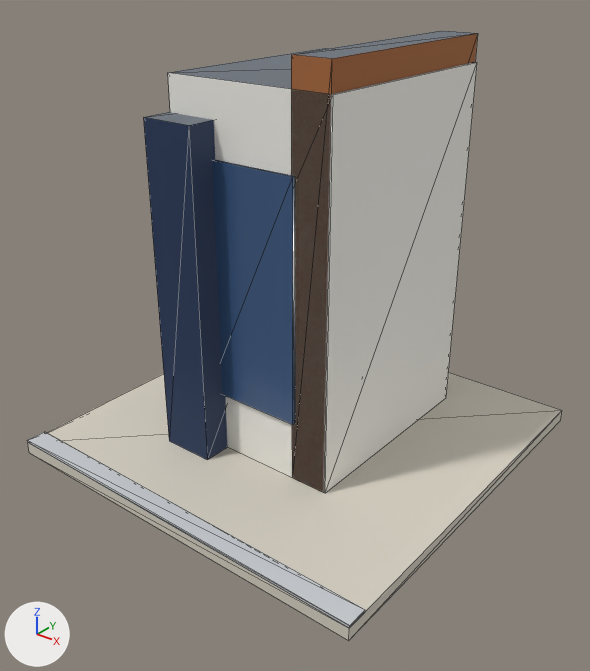
Before and after pictures for a commit that changed the glTF model public/models/v2/03_lod2.glb.
The view is the same before and after, from a 50 mm lens placed at (1.083, -1.39, 1.137), pointed at (0.03, -0.072, 0.32). Arrows for +X, +Y and +Z are at lower left; the lights stay in place. The first picture is the older version. Mesh edges are drawn as thin lines.

Objects in the first picture: 'b03_v2_lod2'.
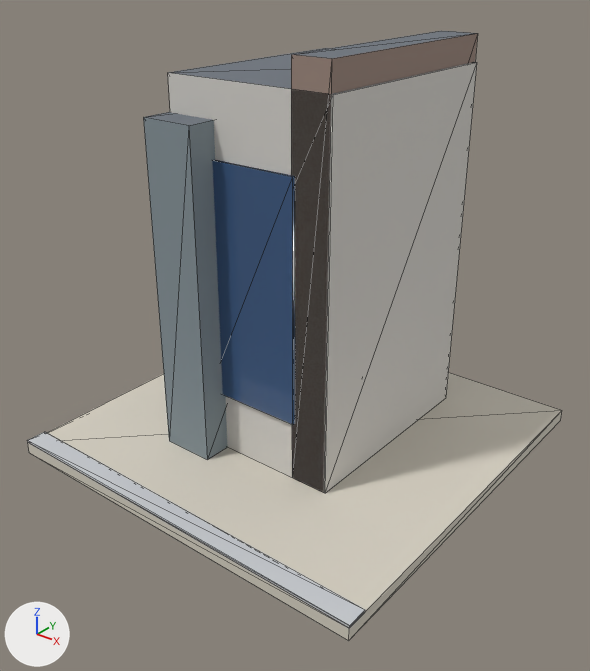
Edits to the scene script, one JSON object a line:
```json
{"block": "mat_wall_white", "where": "n2 = _N.new('ShaderNodeMix'); n2.name = 'Mix'"}
{"op": "set", "path": "n2.inputs[7].default_value", "old": "(0.896, 0.88, 0.823, 1.0)", "new": "(0.68, 0.658, 0.617, 1.0)", "note": "'B', white #f3f1ea -> 'B', light grey #d7d4ce"}
{"block": "mat_wall_navy", "where": "n2 = _N.new('ShaderNodeMix'); n2.name = 'Mix'"}
{"op": "set", "path": "n2.inputs[7].default_value", "old": "(0.0137, 0.0356, 0.0976, 1.0)", "new": "(0.238, 0.292, 0.319, 1.0)", "note": "'B', dark blue #1f3558 -> 'B', grey #869399"}
{"block": "mat_wall_wood", "where": "n2 = _N.new('ShaderNodeMix'); n2.name = 'Mix'"}
{"op": "set", "path": "n2.inputs[7].default_value", "old": "(0.392, 0.138, 0.0423, 1.0)", "new": "(0.342, 0.25, 0.209, 1.0)", "note": "'B', brown #a8683a -> 'B', brown #9e897e"}
{"block": "mat_glass_dark", "where": "n0 = _N.new('ShaderNodeBsdfPrincipled'); n0.name = 'Principled BSDF'"}
{"op": "set", "path": "n0.inputs[2].default_value", "old": "0.2", "new": "0.1", "note": "'Roughness'"}
```

What differs and where, as boxes [x1, y1, x2, y2] in the pictures (590 x 671 px):
```json
{"object": "b03_v2_lod2", "change": "surface changed", "before": [143, 33, 478, 493], "after": [143, 33, 478, 493]}
```
